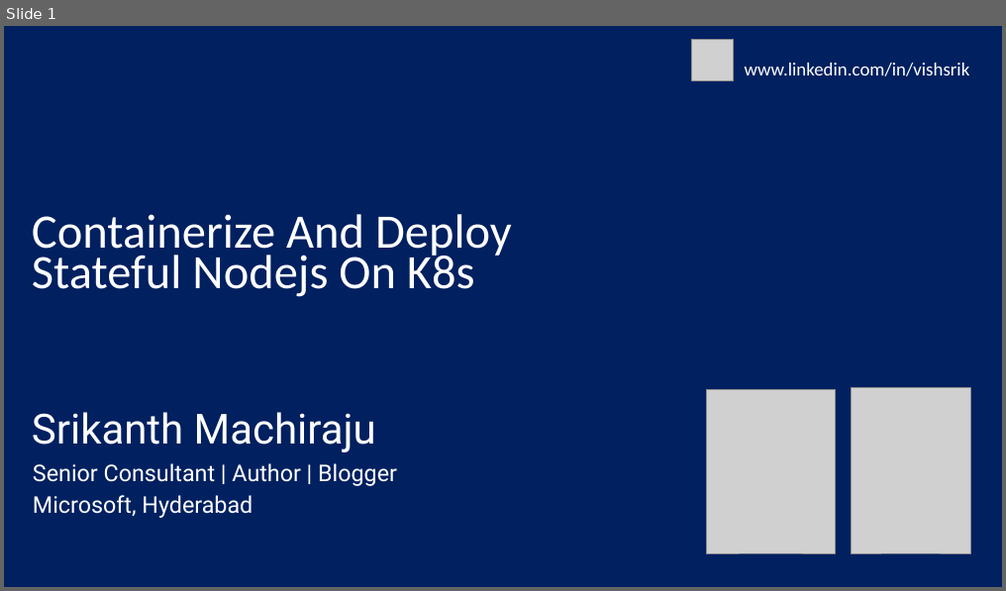
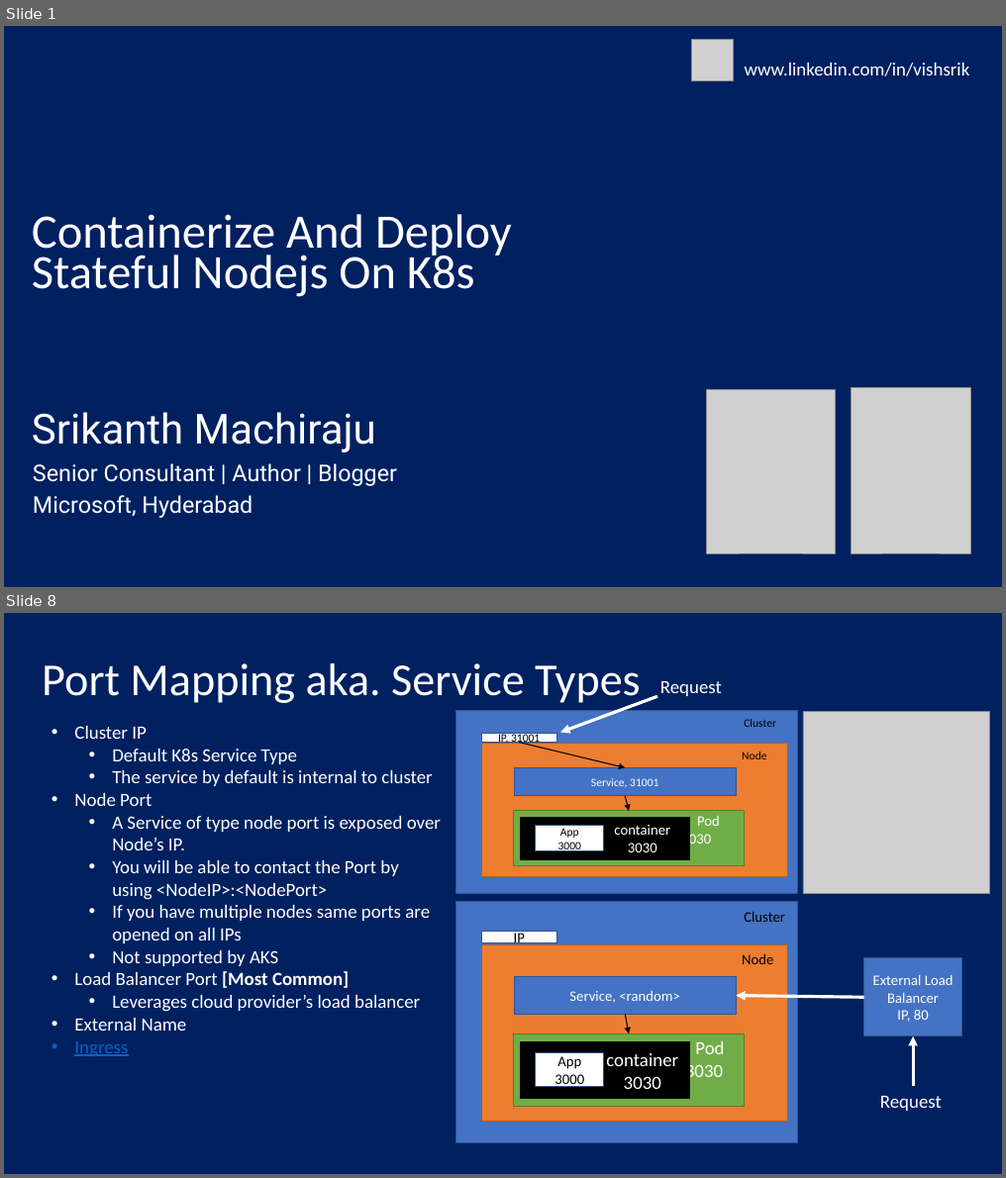
Before and after one commit to sriksmachi/nodejs-docker-k8s-training, a slide deck: ppt/nodejs-docker-k8s.pptx. Shown one above the other, each under a label of ours: slide 1 before the commit, slides 1 and 8 after it; the slides between them are not shown. The pictures are 1006x591 and 1006x1178 pixels, drawn with LibreOffice and Linux fonts; fonts in the diff are those of the drawing; grey boxes stand for pictures. Boxes give left, top, right and bottom in pixels: in the first picture for what was removed or moved away, otherwise in the second. Text is boxed around its words. In the diff, an @@ line names an element or a change of style, - is before the commit and + after.

```diff
--- a/ppt/nodejs-docker-k8s.pptx
+++ b/ppt/nodejs-docker-k8s.pptx
@@ slide 8 added at (4, 613, 1002, 1174), background #002060 @@
@@ title added at (42, 663, 641, 706), 44 pt, text #FFFFFF @@
+Port Mapping aka. Service Types
@@ arrow added from (657, 696) to (561, 732), #FFFFFF 3 pt @@
@@ text added at (660, 681, 722, 696), 18 pt, text #FFFFFF @@
+Request
@@ text added at (74, 726, 441, 1057), 18 pt, text #FFFFFF @@
+• Cluster IP
+  • Default K8s Service Type
+  • The service by default is internal to cluster
+• Node Port
+  • A Service of type node port is exposed over Node’s IP.
+  • You will be able to contact the Port by using <NodeIP>:<NodePort>
+  • If you have multiple nodes same ports are opened on all IPs
+  • Not supported by AKS
+• Load Balancer Port [Most Common]
+  • Leverages cloud provider’s load balancer
+• External Name
+• Ingress
@@ picture added at (803, 712, 989, 894) @@
@@ group added at (455, 710, 797, 894): 7 rectangles, 2 texts, 2 arrows @@
+Node
+Cluster
+Pod
+3030
+Service, 31001
+container
+3030
+App
+3000
+IP, 31001
@@ group added at (455, 901, 797, 1143): 7 rectangles, 2 texts, 1 arrow @@
+Node
+Cluster
+Pod
+3030
+Service, <random>
+container
+3030
+App
+3000
+IP
@@ rectangle added at (864, 959, 962, 1037), fill #4472C4, outline #325491 1 pt, 14 pt, text #FFFFFF @@
+External Load Balancer
+IP, 80
@@ arrow added from (864, 998) to (737, 995), #FFFFFF 3 pt @@
@@ arrow added from (914, 1087) to (914, 1037), #FFFFFF 3 pt @@
@@ text added at (880, 1096, 942, 1111), 18 pt, text #FFFFFF @@
+Request
```
Also in this commit, not shown: 2 slides changed, 5 other slides added, 1 slide removed, 17 other files.
